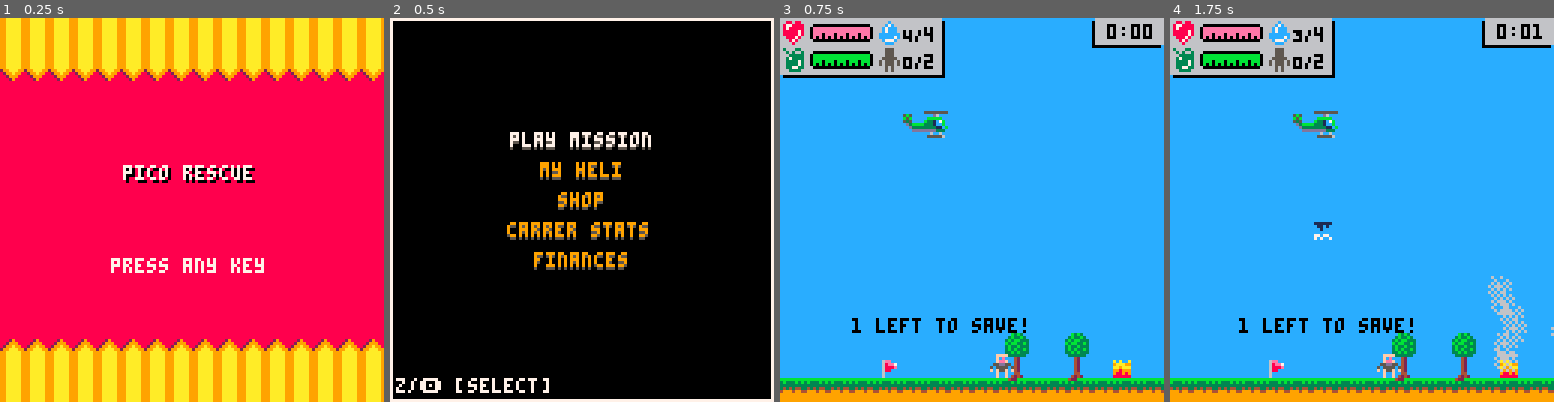
Above: before the commit, frames 1-4 (left to right).
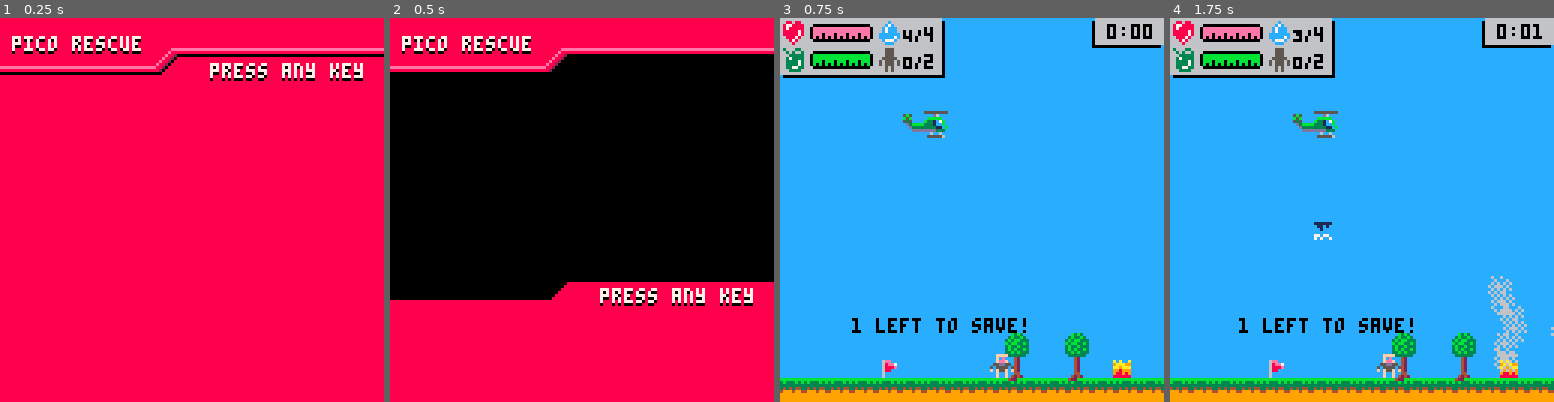
Above: after the commit, the same moments.

Repository: NinetiesPaul/PicoRescue
Game: PICO-8 cartridge picorescue.p8
Same seed, same stepped clock (60 frames per second), same inputs: the game is played once before the commit and once after it.
Inputs:
- Up to frame 1 (0.25 s): no input
- Up to frame 2 (0.5 s): tap X (X key) at 0.33 s
- Up to frame 3 (0.75 s): tap O (Z key) at 0.7 s
- Up to frame 4 (1.75 s): tap X (X key) at 1.07 s; hold Right from 1.6 s (still down); tap O (Z key) at 1.7 s

The runs differ from the first frame. In frame 1, 33% of the frame differs, in the area x 0-100%, y 0-100%; in frame 2, 44%; in frame 3, nothing differs; in frame 4, nothing differs.

Commit message:
gui changes

Diff:
--- a/picorescue.p8
+++ b/picorescue.p8
@@ -229,6 +229,8 @@
 	notification_counter = 0
 	notification_message = ""
 
+	slide_down_title_screen = false
+	slide_down_title_screen_y = 14
 	counter = 0
 	mm_option = 1
 	shop_option = 1
@@ -239,27 +241,17 @@
 function _draw()
 	cls()
 
-	rect(0,0,127,127, 7)
-
-	if curr_screen == 1 then
-		rectfill(0,0,127,127,8)
-
-		for i=0, 15 do
-			spr(025, 0 + i * 8, 0)
-			spr(025, 0 + i * 8, 8)
-			spr(024, 0 + i * 8, 16, 1, 1, false, true)
-		end
-
-		print("pico rescue", 42, 50, 0)
-		print("pico rescue", 41, 49, 7)
-
-		print("press any key", 37, 80, 7)
-
-		for i=0, 15 do
-			spr(024, 0 + i * 8, 104)
-			spr(025, 0 + i * 8, 112)
-			spr(025, 0 + i * 8, 120)
-		end
+	-- rect(0,0,127,127, 7)
+
+	if (curr_screen == 1 or curr_screen == 6 or curr_screen == 7 or curr_screen == 8 or curr_screen == 10) top_gui()
+
+	if curr_screen == 1 then -- start screen
+		-- slide_down_title_screen_y 14
+		palt(2, t) spr(015, 53, slide_down_title_screen_y - 2, 1, 1, true, true ) palt() -- 12
+		rectfill(0, slide_down_title_screen_y + 5, 127, 127, 8) -- 19
+		rectfill(60, slide_down_title_screen_y - 1, 127, slide_down_title_screen_y + 6, 8) -- 13
+		print("press any key", 70, slide_down_title_screen_y + 2, 0)
+		print("press any key", 70, slide_down_title_screen_y + 1, 7)
 	end
 
 	if curr_screen == 6 then -- main
@@ -268,6 +260,8 @@
 		mm_opt3_c = (mm_option == 3) and 7 or 9
 		mm_opt4_c = (mm_option == 4) and 7 or 9
 		mm_opt5_c = (mm_option == 5) and 7 or 9
+
+		top_gui()
 
 		print("play mission", 40, 39, 5)
 		print("play mission", 40, 38, mm_opt1_c)
@@ -290,8 +284,8 @@
 	end
 
 	if curr_screen == 7 then -- stats
-		print("carrer stats", 40, 19, 5)
-		print("carrer stats", 40, 18, 7)
+		print("carrer stats", 76, 3, 0)
+		print("carrer stats", 76, 2, 7)
 
 		print("civilians rescued", 10, 48, 7)
 		print("civilians left behind", 10, 58, 7)
@@ -309,8 +303,8 @@
 	end
 
 	if curr_screen == 8 then -- my heli
-		print("my heli", 50, 19, 5)
-		print("my heli", 50, 18, 7)
+		print("my heli", 96, 3, 0)
+		print("my heli", 96, 2, 7)
 
 		print("health", 10, 48, 7)
 		print("fuel", 10, 56, 7)
@@ -326,8 +320,8 @@
 	end
 
 	if curr_screen == 10 then -- shop
-		print("shop", 56, 19, 5)
-		print("shop", 56, 18, 7)
+		print("shop", 109, 3, 0)
+		print("shop", 109, 2, 7)
 
 		print("cash", 44, 29, 5)
 		print("cash", 44, 28, 7)
@@ -600,6 +594,7 @@
 		end
 	end
 
+	if (curr_screen == 5 or curr_screen == 6 or curr_screen == 7 or curr_screen == 8 or curr_screen == 10) bottom_gui()
 	left_bottom_text = (curr_screen == 10) and "z/🅾️ [buy]" or "z/🅾️ [select]"
 	if (curr_screen == 6 or curr_screen == 10) print(left_bottom_text, 2, 120, 7)
 	if (curr_screen == 7 or curr_screen == 8 or curr_screen == 10) print("x/❎ [back]", 82, 120, 7)
@@ -619,10 +614,15 @@
 		main_music = false
 	end
 
-	if curr_screen == 1 then
-		if btnp(1) or btnp(2) or btnp(0) or btnp(3) or btnp(4) or btnp(5) then
+	if curr_screen == 1 then  -- start screen
+		if btnp(1) or btnp(2) or btnp(0) or btnp(3) or btnp(4) or btnp(5) and not slide_down_title_screen then
 			block_btns = true
-			curr_screen = 6
+			slide_down_title_screen = true
+		end
+
+		if slide_down_title_screen then
+			if (slide_down_title_screen_y < 127) slide_down_title_screen_y += 15
+			if (slide_down_title_screen_y >= 127) curr_screen = 6
 		end
 	end
 
@@ -944,6 +944,32 @@
 	else
 		notification_message = msg
 	end
+end
+
+
+function top_gui()
+	rectfill(0,0, 127, 11, 8)
+	rectfill(0,0, 50, 17)
+
+	spr(015, 51, 11)
+
+	line(0, 16, 51, 16, 14)
+	line(52, 15, 57, 10, 14)
+	line(58, 10, 127, 10, 14)
+
+	print("pico rescue", 4, 7, 0)
+	print("pico rescue", 4, 6, 7)
+end
+
+function bottom_gui()
+	rectfill(0,116, 127, 127, 8)
+	rectfill(59,110, 127, 127)
+
+	palt(2, t) spr(015, 51, 109, 1,1, true, true) palt()
+
+	line(0, 117, 51, 117, 14)
+	line(52, 117, 57, 112, 14)
+	line(58, 111, 127, 111, 14)
 end
 -->8
 -- movement logic
@@ -1534,13 +1560,13 @@
 	if (water .y >= 116) del(water_drops,water)
 end
 __gfx__
-0300033000d00d000000300000b00000000d60000006600000d00000000d600000066000000000000004f000ff44f4ff11111111202000000002000000000000
-0030300300dddd000000b0000b3b00000bbbbb0000bbbb000d5d00000ddddd0000dddd0000000004444400000545445031333131020200000002000000000000
-0003333300d00d00000030000b3b0000b331c7b00b7c7cb00d5d0000d55d11d00d1111d0000000004cc700000c1c11c033333333202000000002000000000000
-0037333300dddd000000300000d3bbbb3331ccb00bc7c7b00015dddd555d11d00d1111d00000000041cc06677767767732323223202000000002000000000000
-0033337300d00d000000b000000d3333333311cbb3bbbb3b000155555555dd1dd5dddd5d76700006655576677666656722222222000000000002000000000000
-0033337300dddd00000030000000dddddddd33300333333000001111111155500555555006676665676766600767666022222222000000000002000000000000
-0033773300d00d000000b00000000000006006000060060000000000005005000060060000565555555555500565565022222222000000000022000000000000
+0300033000d00d000000300000b00000000d60000006600000d00000000d600000066000000000000004f000ff44f4ff11111111202000000002000088888888
+0030300300dddd000000b0000b3b00000bbbbb0000bbbb000d5d00000ddddd0000dddd0000000004444400000545445031333131020200000002000088888882
+0003333300d00d00000030000b3b0000b331c7b00b7c7cb00d5d0000d55d11d00d1111d0000000004cc700000c1c11c033333333202000000002000088888820
+0037333300dddd000000300000d3bbbb3331ccb00bc7c7b00015dddd555d11d00d1111d00000000041cc06677767767732323223202000000002000088888200
+0033337300d00d000000b000000d3333333311cbb3bbbb3b000155555555dd1dd5dddd5d76700006655576677666656722222222000000000002000088882000
+0033337300dddd00000030000000dddddddd33300333333000001111111155500555555006676665676766600767666022222222000000000002000088820000
+0033773300d00d000000b00000000000006006000060060000000000005005000060060000565555555555500565565022222222000000000022000088200000
 0003333000dddd000000d00000000000055555600050050000000000011111500050050000051551511515000051150022222222000000000022000000000000
 00880880bbbbbbbb0000000000000000000000000004200000b3b300777777770000000099aaaaa9222222222222222222222222000000000022000000000000
 087788883b333b3b0000999000000000000000000004200003b33b30c7ccc7c70000000099aaaaa9222222222222222222222222000000000022000000000000
